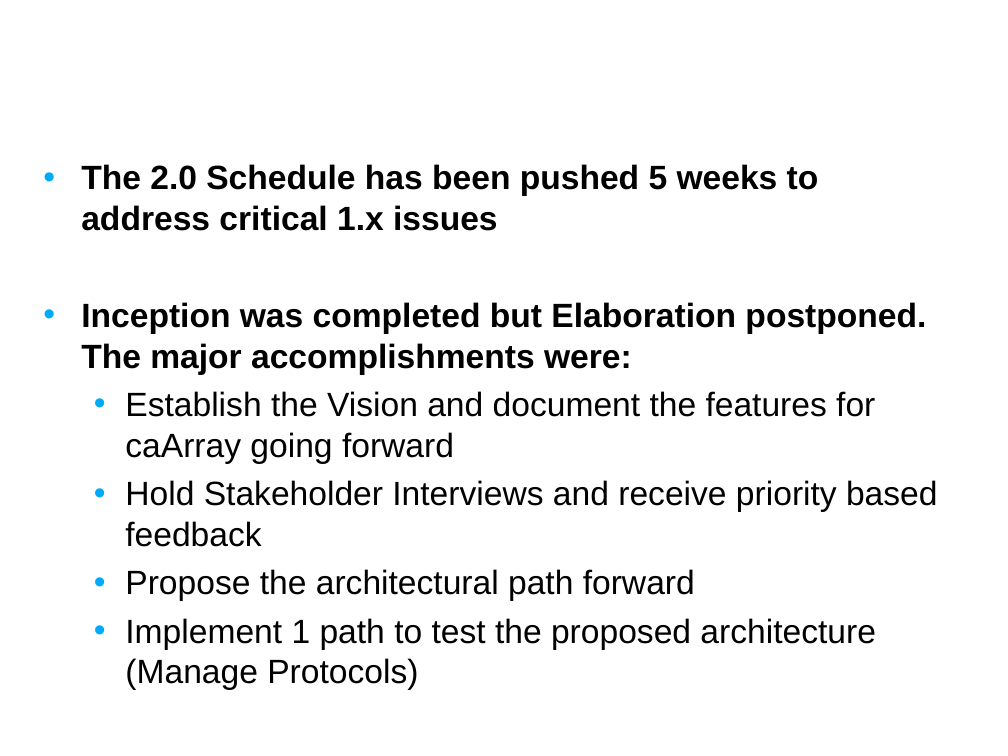
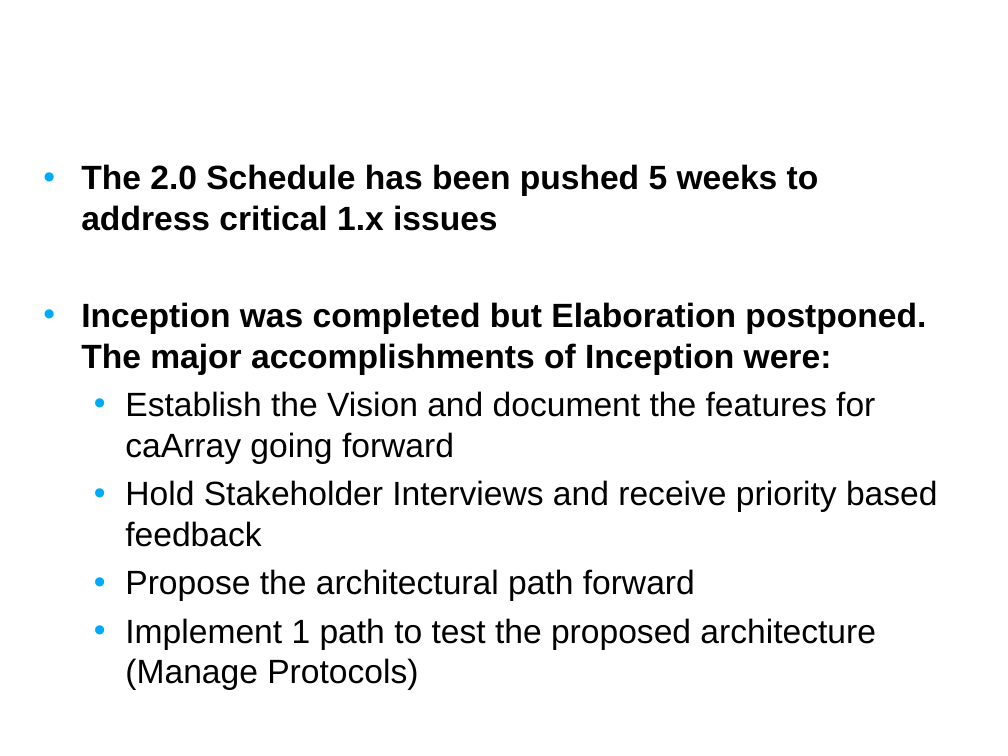
Before and after one commit to NCIP/caarray-docs, a slide deck: slide 6 of project_management/open_meetings/caArray User Community Meeting June 20.ppt. Drawn at 1008x756 pixels with LibreOffice and Linux fonts; fonts in the diff are those of the drawing; background and template pictures are left out. Boxes give left, top, right and bottom in pixels: in the first picture for what was removed or moved away, otherwise in the second. Text is boxed around its words. In the diff, an @@ line names an element or a change of style, - is before the commit and + after.

```diff
--- a/project_management/open_meetings/caArray User Community Meeting June 20.ppt
+++ b/project_management/open_meetings/caArray User Community Meeting June 20.ppt
@@ text at <box>81,302,926,375</box>: text changed @@
-• Inception was completed but Elaboration postponed. The major accomplishments were:
+• Inception was completed but Elaboration postponed. The major accomplishments of Inception were:
```
Also in this commit, not shown: 6 other slides changed.
